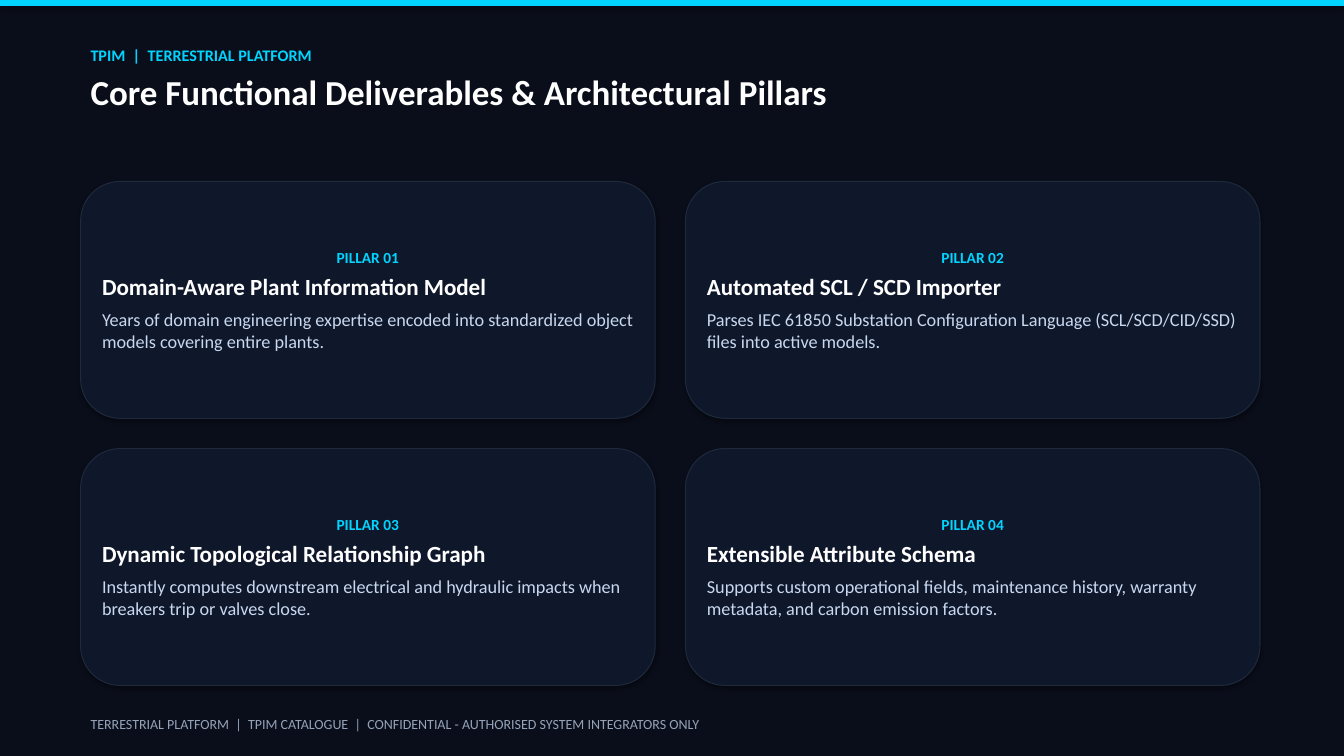
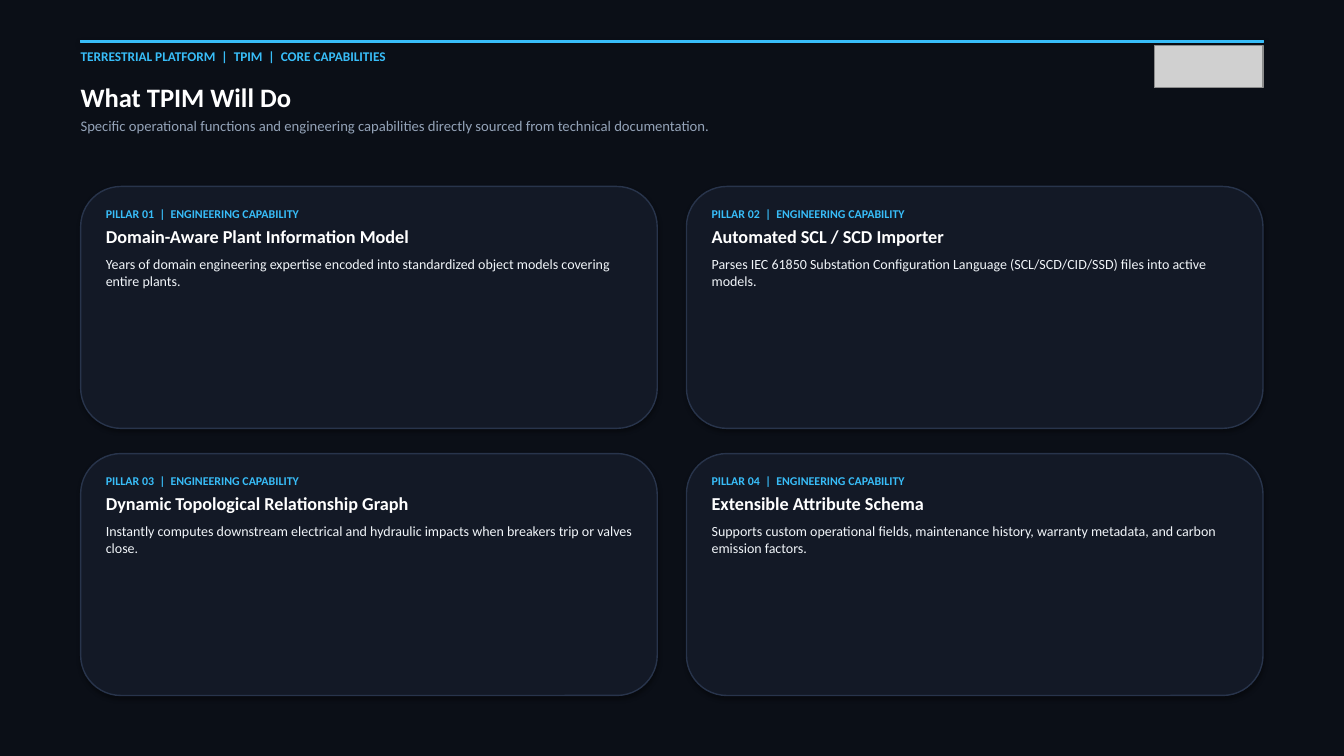
Before and after one commit to terrestrialplatform/terrestrial.cloud, a slide deck: slide 3 of catalogues/TPIM_Catalogue.pptx (slide 2 before the commit). Drawn at 1344x756 pixels with LibreOffice and Linux fonts; fonts in the diff are those of the drawing; grey boxes stand for pictures. Boxes give left, top, right and bottom in pixels: in the first picture for what was removed or moved away, otherwise in the second. Text is boxed around its words. In the diff, an @@ line names an element or a change of style, - is before the commit and + after.

```diff
--- a/catalogues/TPIM_Catalogue.pptx
+++ b/catalogues/TPIM_Catalogue.pptx
@@ rectangle at <box>0,0,1344,756</box>: fill #0A0E1A to #0B0F17 @@
@@ rectangle: place and size @@
-rectangle at <box>0,0,1344,6</box>
+rectangle at <box>81,40,1263,42</box>
@@ rectangle at <box>81,40,1263,42</box>: fill #00D4FF to #38BDF8; outline none to #38BDF8 0.75 pt @@
@@ text at <box>81,52,386,61</box>: text changed; size 25 to 9.5 pt; text colour #FFFFFF to #38BDF8 @@
-TPIM | TERRESTRIAL PLATFORM
-Core Functional Deliverables & Architectural Pillars
+TERRESTRIAL PLATFORM | TPIM | CORE CAPABILITIES
@@ picture added at <box>1154,45,1263,88</box> @@
@@ text added at <box>81,88,708,134</box>, 10.5 pt, text #94A3B8 @@
+What TPIM Will Do
+Specific operational functions and engineering capabilities directly sourced from technical documentation.
@@ rounded rectangle added at <box>81,187,657,429</box>, fill #131926, outline #28344B 1 pt @@
@@ text "PILLAR 01 | ENGINEERING CAPABILITY": place and size @@
-text "PILLAR 01 | ENGINEERING CAPABILITY" at <box>81,181,655,418</box>
+text "PILLAR 01 | ENGINEERING CAPABILITY" at <box>106,210,609,288</box>
@@ rounded rectangle added at <box>687,187,1263,429</box>, fill #131926, outline #28344B 1 pt @@
@@ text "PILLAR 02 | ENGINEERING CAPABILITY": place and size @@
-text "PILLAR 02 | ENGINEERING CAPABILITY" at <box>686,181,1260,418</box>
+text "PILLAR 02 | ENGINEERING CAPABILITY" at <box>712,210,1206,286</box>
@@ text at <box>106,210,298,218</box>: text changed; size 11 to 8.5 pt; text colour #00D4FF to #38BDF8 @@
-PILLAR 01
+PILLAR 01 | ENGINEERING CAPABILITY
@@ text at <box>106,230,609,288</box>: size 16.5 to 13 pt in "Domain-Aware Plant Information Model"; size 13 to 10 pt, text colour #C8D8F0 to #F1F5F9 in "Years of domain engineering expertise encoded into ..."; more space between paragraphs @@
@@ text at <box>712,210,904,218</box>: text changed; size 11 to 8.5 pt; text colour #00D4FF to #38BDF8 @@
-PILLAR 02
+PILLAR 02 | ENGINEERING CAPABILITY
@@ text at <box>712,230,1206,286</box>: size 16.5 to 13 pt in "Automated SCL / SCD Importer"; size 13 to 10 pt, text colour #C8D8F0 to #F1F5F9 in "Parses IEC 61850 Substation Configuration Language (SCL/SCD/ ..."; more space between paragraphs @@
@@ rounded rectangle added at <box>81,454,657,696</box>, fill #131926, outline #28344B 1 pt @@
@@ text at <box>106,477,298,485</box>: text changed; size 11 to 8.5 pt; text colour #00D4FF to #38BDF8 @@
-PILLAR 03
+PILLAR 03 | ENGINEERING CAPABILITY
@@ text "PILLAR 03 | ENGINEERING CAPABILITY": place and size @@
-text "PILLAR 03 | ENGINEERING CAPABILITY" at <box>81,449,655,686</box>
+text "PILLAR 03 | ENGINEERING CAPABILITY" at <box>106,477,632,553</box>
@@ rounded rectangle added at <box>687,454,1263,696</box>, fill #131926, outline #28344B 1 pt @@
@@ vertical alignment middle to top; fill #0F172A to none; outline #1E293B 0.75 pt to none; shadow off in 4 elements at <box>106,210,609,288</box>, <box>712,210,1206,286</box>, <box>106,477,632,553</box>, <box>712,477,1215,553</box> @@
@@ text at <box>712,477,904,485</box>: text changed; size 11 to 8.5 pt; text colour #00D4FF to #38BDF8 @@
-PILLAR 04
+PILLAR 04 | ENGINEERING CAPABILITY
@@ text "PILLAR 04 | ENGINEERING CAPABILITY": place and size @@
-text "PILLAR 04 | ENGINEERING CAPABILITY" at <box>686,449,1260,686</box>
+text "PILLAR 04 | ENGINEERING CAPABILITY" at <box>712,477,1215,553</box>
@@ text at <box>106,497,632,553</box>: size 16.5 to 13 pt in "Dynamic Topological Relationship Graph"; size 13 to 10 pt, text colour #C8D8F0 to #F1F5F9 in "Instantly computes downstream electrical and hydraulic impac ..."; more space between paragraphs @@
@@ text at <box>712,497,1215,553</box>: size 16.5 to 13 pt in "Extensible Attribute Schema"; size 13 to 10 pt, text colour #C8D8F0 to #F1F5F9 in "Supports custom operational fields, maintenance history, war ..."; more space between paragraphs @@
@@ text removed at <box>91,720,699,729</box> @@
-TERRESTRIAL PLATFORM | TPIM CATALOGUE | CONFIDENTIAL - AUTHORISED SYSTEM INTEGRATORS ONLY
```
Also in this commit, not shown: 3 other slides changed, 3 slides added, 2 slides removed, 45 other files.
